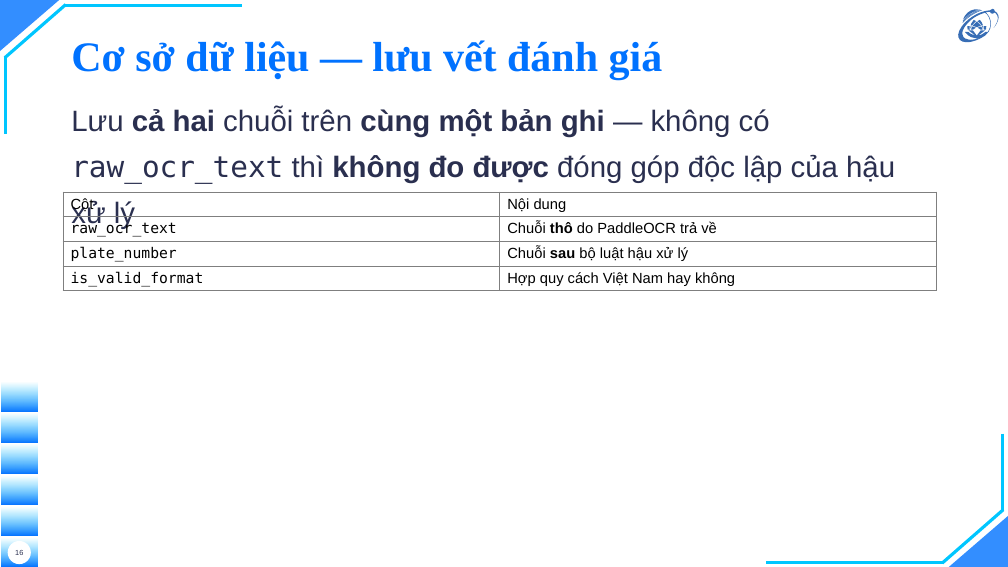
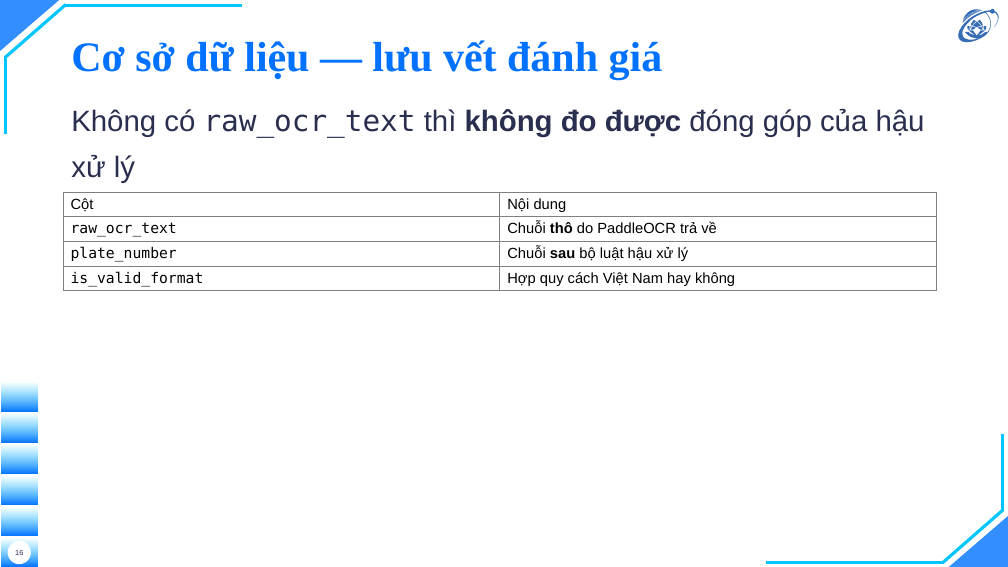
Before and after one commit to hieunguyen2604/alpr-do-an-mon-hoc, a slide deck: slide 16 of docs/slides/slides.pptx. Drawn at 1008x567 pixels with LibreOffice and Linux fonts; fonts in the diff are those of the drawing; background and template pictures are left out. Boxes give left, top, right and bottom in pixels: in the first picture for what was removed or moved away, otherwise in the second. Text is boxed around its words. In the diff, an @@ line names an element or a change of style, - is before the commit and + after.

```diff
--- a/docs/slides/slides.pptx
+++ b/docs/slides/slides.pptx
@@ text at <box>71,108,925,183</box>: text changed @@
-Lưu cả hai chuỗi trên cùng một bản ghi — không có raw_ocr_text thì không đo được đóng góp độc lập của hậu xử lý
+Không có raw_ocr_text thì không đo được đóng góp của hậu xử lý
```
Also in this commit, not shown: 1 other slide changed, 3 other files.
